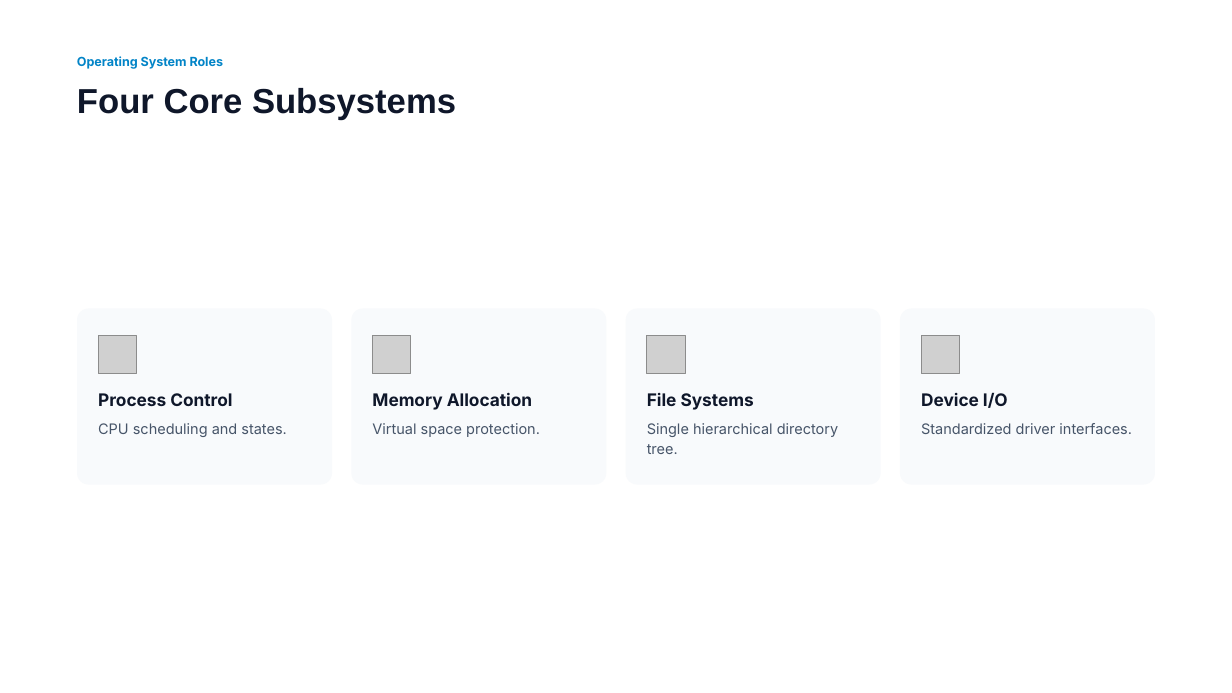
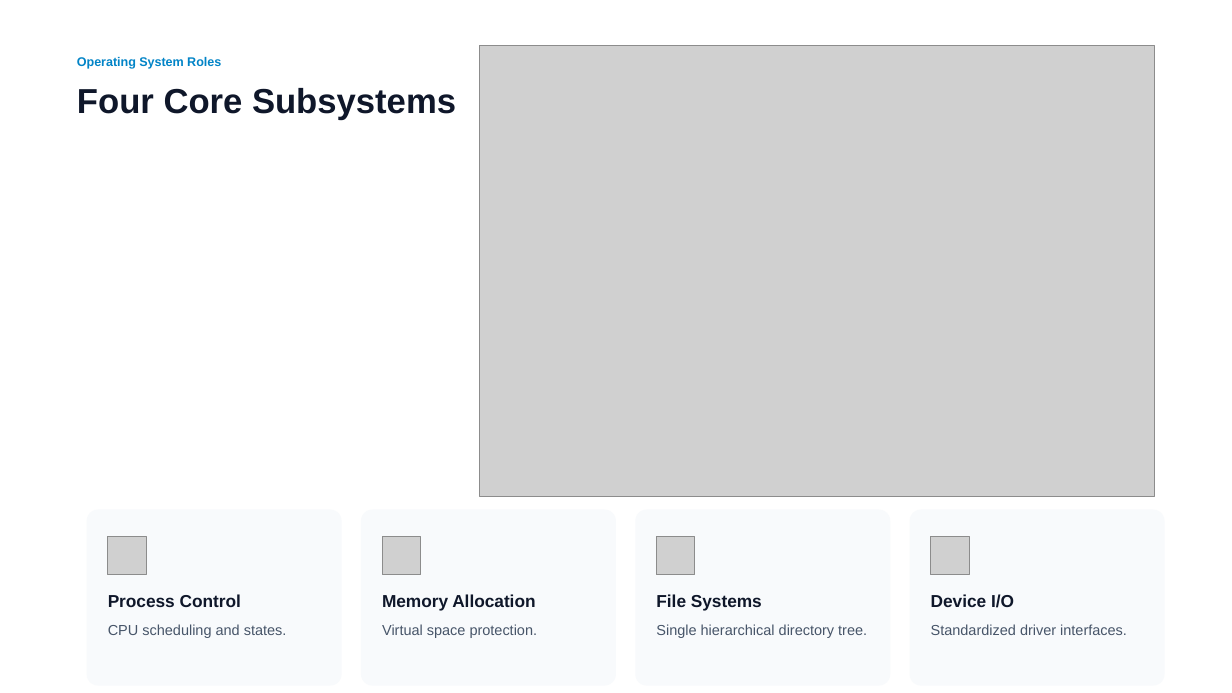
Before and after one commit to flybfree/Linux_Introduction_recovered, a slide deck: slide 4 of Presentation/Lesson 1_ Operating Systems and Linux Fundamentals.pptx. Drawn at 1232x693 pixels with LibreOffice and Linux fonts; fonts in the diff are those of the drawing; grey boxes stand for pictures; background and template pictures are left out. Boxes give left, top, right and bottom in pixels: in the first picture for what was removed or moved away, otherwise in the second. Text is boxed around its words. In the diff, an @@ line names an element or a change of style, - is before the commit and + after.

Commit message:
Repair fonts in remaining Linux lesson presentations

```diff
--- a/Presentation/Lesson 1_ Operating Systems and Linux Fundamentals.pptx
+++ b/Presentation/Lesson 1_ Operating Systems and Linux Fundamentals.pptx
@@ picture added at [480, 45, 1155, 496] @@
@@ 4 pictures, 4 rounded rectangles: place and size @@
-4 pictures, 4 rounded rectangles at [77, 309, 1155, 485]
+4 pictures, 4 rounded rectangles at [87, 509, 1165, 686]
@@ text "Process Control": place and size @@
-text "Process Control" at [98, 393, 232, 406]
+text "Process Control" at [108, 594, 241, 607]
@@ text "Memory Allocation": place and size @@
-text "Memory Allocation" at [372, 392, 532, 410]
+text "Memory Allocation" at [382, 594, 535, 611]
@@ text "File Systems": place and size @@
-text "File Systems" at [647, 393, 754, 410]
+text "File Systems" at [656, 594, 762, 611]
@@ text "Device I/O": place and size @@
-text "Device I/O" at [921, 392, 1008, 408]
+text "Device I/O" at [931, 594, 1014, 608]
@@ text "CPU scheduling and states.": place and size @@
-text "CPU scheduling and states." at [98, 423, 286, 437]
+text "CPU scheduling and states." at [108, 624, 287, 638]
@@ text "Virtual space protection.": place and size @@
-text "Virtual space protection." at [372, 423, 540, 437]
+text "Virtual space protection." at [382, 624, 538, 638]
@@ text "Single hierarchical directory tree.": place and size @@
-text "Single hierarchical directory tree." at [647, 423, 838, 454]
+text "Single hierarchical directory tree." at [656, 624, 867, 638]
@@ font Inter to Arial in 9 elements at [77, 57, 221, 69], [108, 594, 241, 607], [108, 624, 287, 638], [382, 594, 535, 611], [382, 624, 538, 638], [656, 594, 762, 611], [656, 624, 867, 638], [931, 594, 1014, 608], [931, 624, 1127, 635] @@
@@ text "Standardized driver interfaces.": place and size @@
-text "Standardized driver interfaces." at [921, 423, 1132, 434]
+text "Standardized driver interfaces." at [931, 624, 1127, 635]
```
Also in this commit, not shown: 16 other slides changed, 2 slides added, 7 other files.
